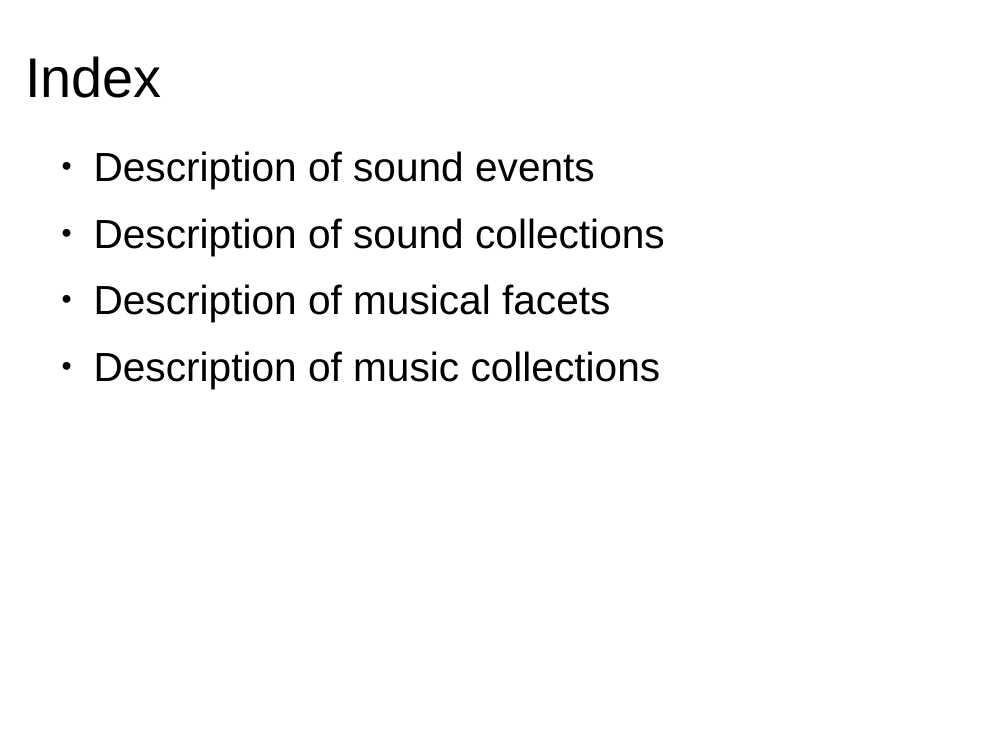
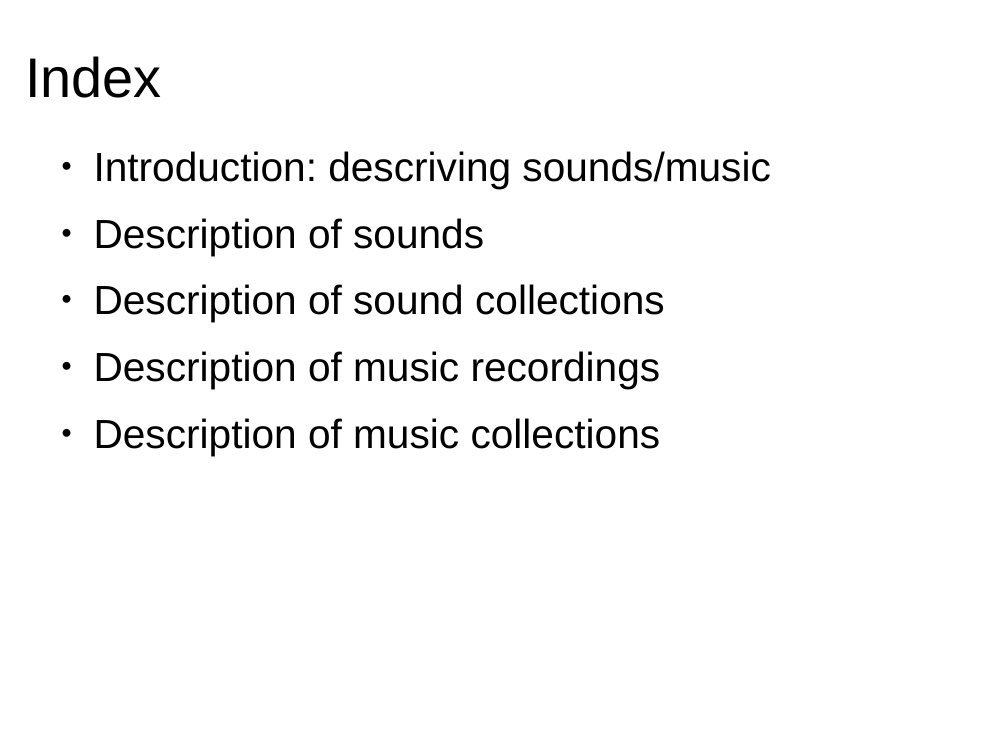
Before and after one commit to MTG/sms-tools, a slide deck: slide 2 of lectures/9-Sound-description/Sound-music-description.odp. Drawn at 1008x756 pixels with LibreOffice and Linux fonts; fonts in the diff are those of the drawing. Boxes give left, top, right and bottom in pixels: in the first picture for what was removed or moved away, otherwise in the second. Text is boxed around its words. In the diff, an @@ line names an element or a change of style, - is before the commit and + after.

```diff
--- a/lectures/9-Sound-description/Sound-music-description.odp
+++ b/lectures/9-Sound-description/Sound-music-description.odp
@@ text at [94,151,770,255]: text changed @@
-● Description of sound events
+● Introduction: descriving sounds/music
+● Description of sounds
@@ text at [94,351,661,389]: text changed @@
-● Description of musical facets
+● Description of music recordings
```
Also in this commit, not shown: 5 other slides changed, 15 other files.
